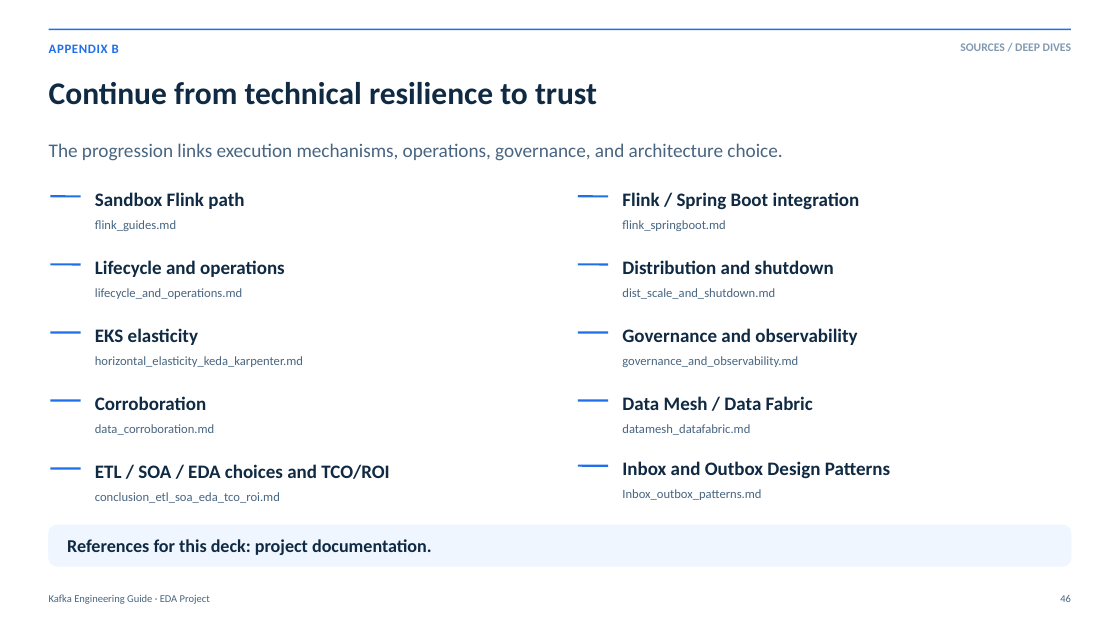
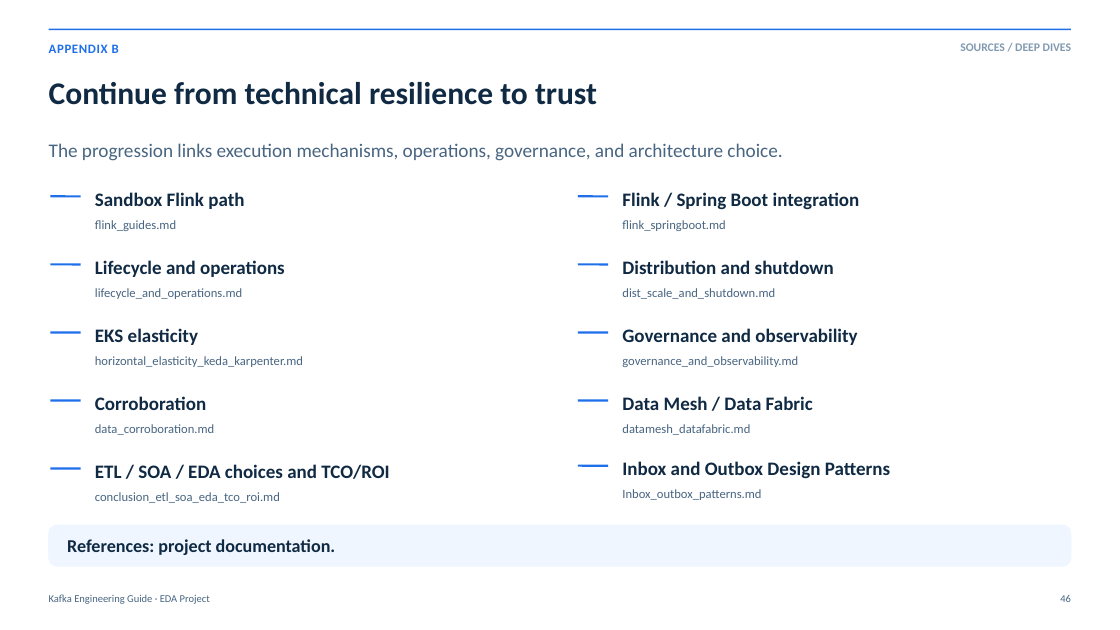
Before and after one commit to rdemers/org-rd-fullstack-springboot-eda, a slide deck: slide 46 of doc/presentation/org-rd-fullstack-springboot-eda-en.pptx. Drawn at 1120x630 pixels with LibreOffice and Linux fonts; fonts in the diff are those of the drawing. Boxes give left, top, right and bottom in pixels: in the first picture for what was removed or moved away, otherwise in the second. Text is boxed around its words. In the diff, an @@ line names an element or a change of style, - is before the commit and + after.

Commit message:
KIP-848 support and documentation update. Signed-off-by: Real Demers <real.demers@gmail.com>

```diff
--- a/doc/presentation/org-rd-fullstack-springboot-eda-en.pptx
+++ b/doc/presentation/org-rd-fullstack-springboot-eda-en.pptx
@@ text at (x1=67, y1=539, x2=336, y2=555): text changed @@
-References for this deck: project documentation.
+References: project documentation.
```
Also in this commit, not shown: 2 other slides changed, 9 other files.
